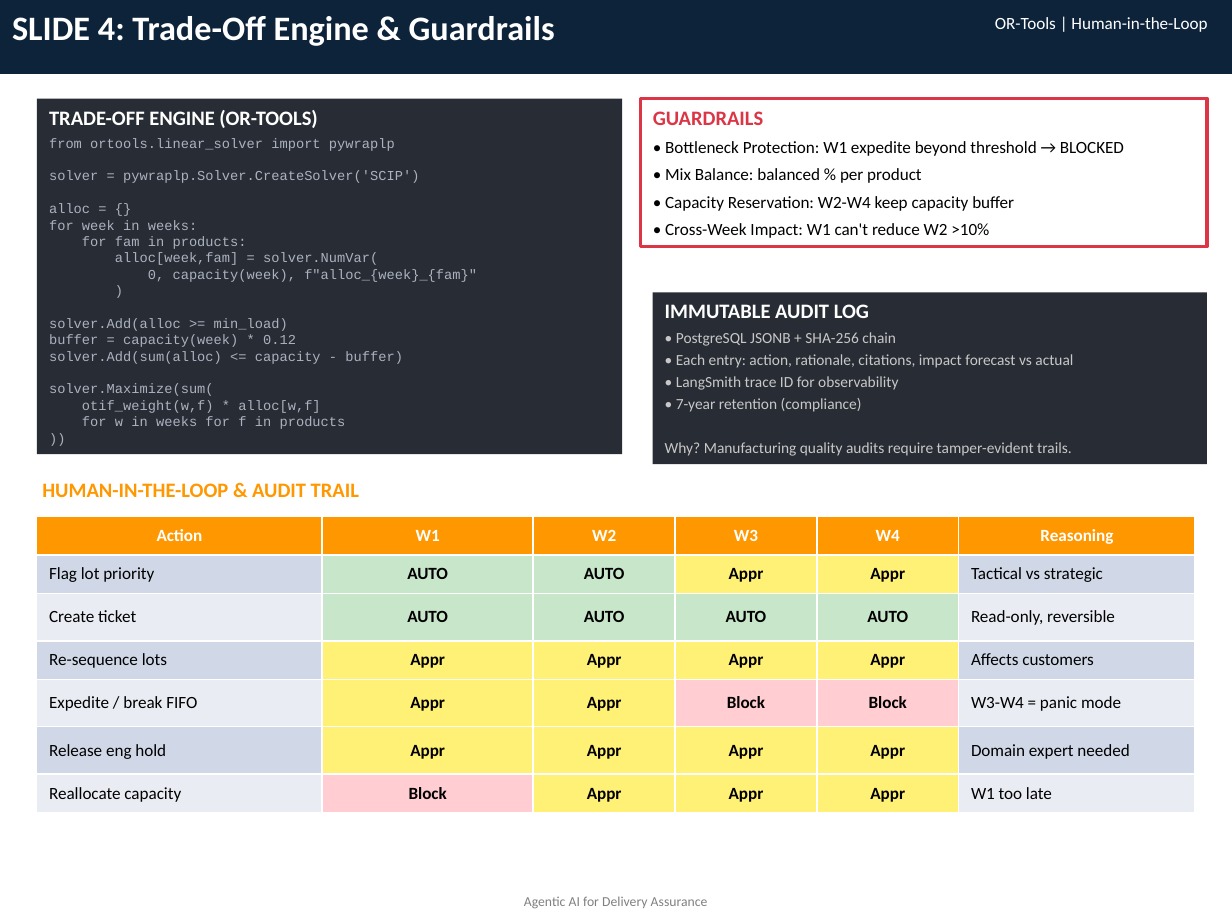
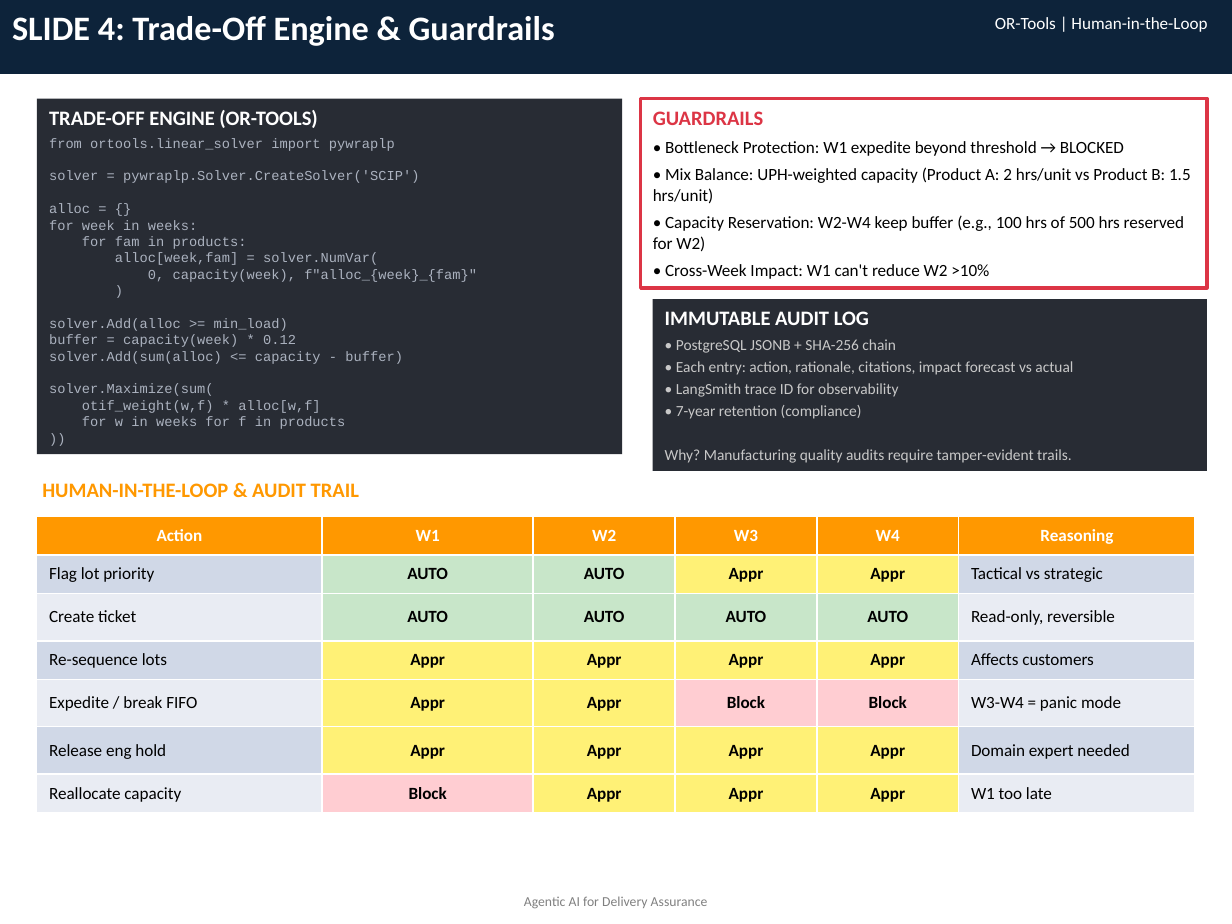
Before and after one commit to rashmikbhat/Agentic-AI-Delivery-Assurance-Across-Weeks, a slide deck: slide 4 of Agentic_AI_Delivery_Assurance_UPDATED_FINAL.pptx. Drawn at 1232x924 pixels with LibreOffice and Linux fonts; fonts in the diff are those of the drawing. Boxes give left, top, right and bottom in pixels: in the first picture for what was removed or moved away, otherwise in the second. Text is boxed around its words. In the diff, an @@ line names an element or a change of style, - is before the commit and + after.

```diff
--- a/Agentic_AI_Delivery_Assurance_UPDATED_FINAL.pptx
+++ b/Agentic_AI_Delivery_Assurance_UPDATED_FINAL.pptx
@@ rectangle "GUARDRAILS": place and size @@
-rectangle "GUARDRAILS" at (641,99,1207,246)
+rectangle "GUARDRAILS" at (641,99,1207,288)
@@ text in rectangle at (653,167,1191,251): text changed @@
-• Mix Balance: balanced % per product
-• Capacity Reservation: W2-W4 keep capacity buffer
+• Mix Balance: UPH-weighted capacity (Product A: 2 hrs/unit vs Product B: 1.5 hrs/unit)
+• Capacity Reservation: W2-W4 keep buffer (e.g., 100 hrs of 500 hrs reserved for W2)
@@ rectangle "IMMUTABLE AUDIT LOG": place and size @@
-rectangle "IMMUTABLE AUDIT LOG" at (653,292,1207,463)
+rectangle "IMMUTABLE AUDIT LOG" at (653,299,1207,471)
```
Also in this commit, not shown: 4 other slides changed, 2 other files.
